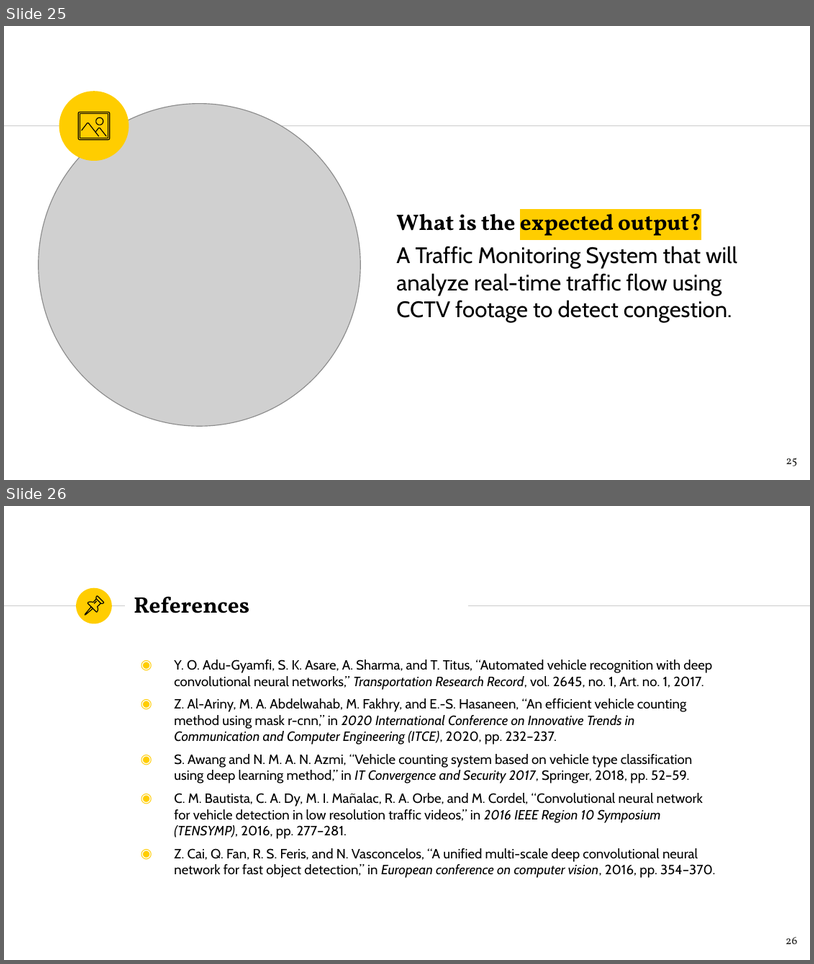
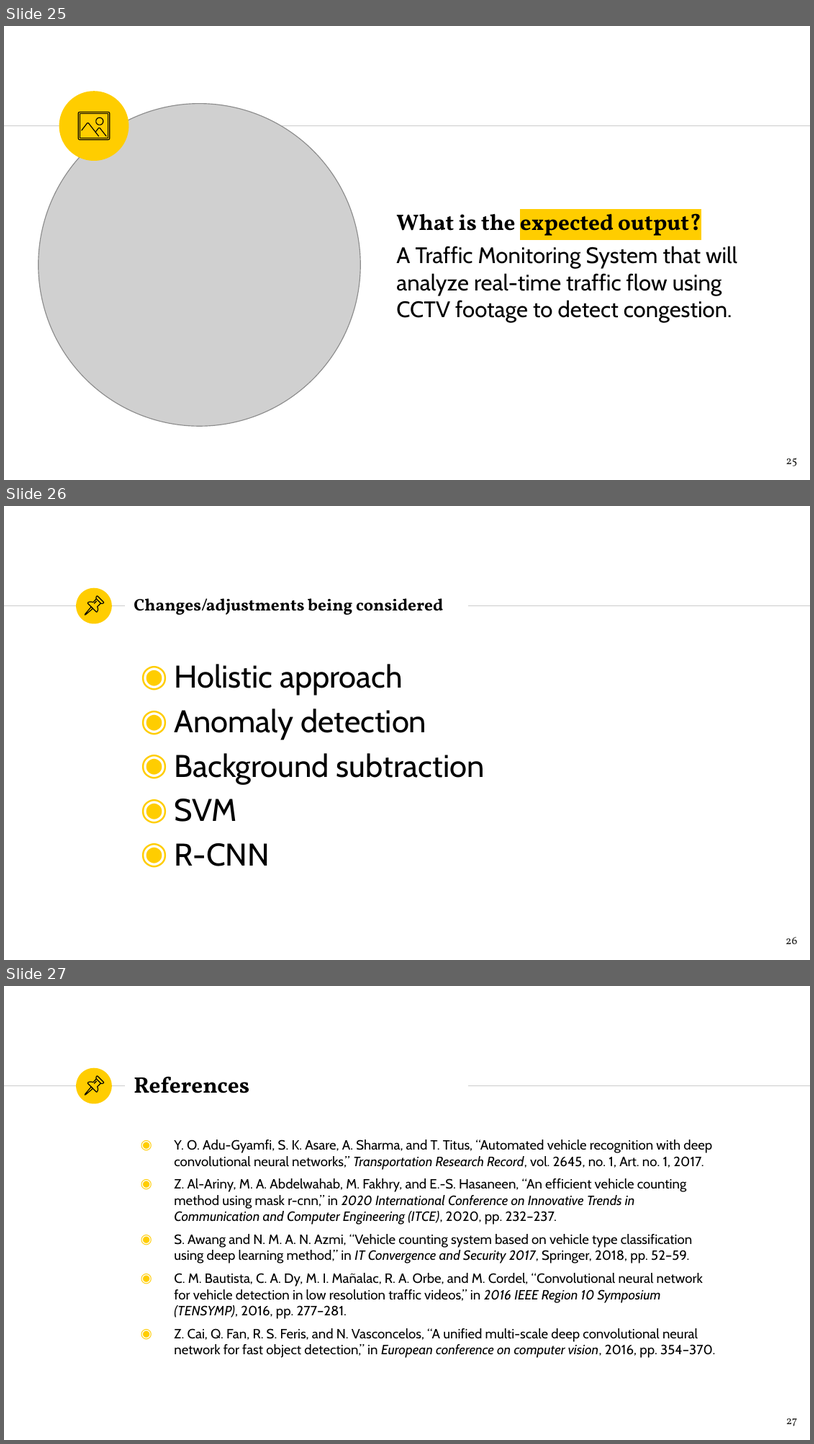
Before and after one commit to mylesantonette/Capstone, a slide deck: ATMOS.pptx. Shown one above the other, each under a label of ours: slides 25 and 26 before the commit, slides 25, 26 and 27 after it. The pictures are 814x964 and 814x1444 pixels, drawn with LibreOffice and Linux fonts; fonts in the diff are those of the drawing; grey boxes stand for pictures. Boxes give left, top, right and bottom in pixels: in the first picture for what was removed or moved away, otherwise in the second. Text is boxed around its words. In the diff, an @@ line names an element or a change of style, - is before the commit and + after.

```diff
--- a/ATMOS.pptx
+++ b/ATMOS.pptx
@@ slide 26 added at box(4, 506, 810, 960), background #FFFFFF; not listed: 3 template elements that a slide beside it also shows @@
@@ group added at box(85, 596, 103, 615): 4 freeform shapes @@
@@ title added at box(134, 598, 443, 615), 15 pt, text #000000, bold @@
+Changes/adjustments being considered
@@ text added at box(174, 664, 485, 866), 28 pt, text #000000 @@
+◉ Holistic approach
+◉ Anomaly detection
+◉ Background subtraction
+◉ SVM
+◉ R-CNN
@@ page number added at box(786, 937, 797, 944), 10 pt, text #1D1D1B @@
+26
@@ what was slide 26 is now slide 27 @@
@@ page number at box(787, 1418, 797, 1426): text changed @@
-26
+27
```
Also in this commit, not shown: 17 other files.
